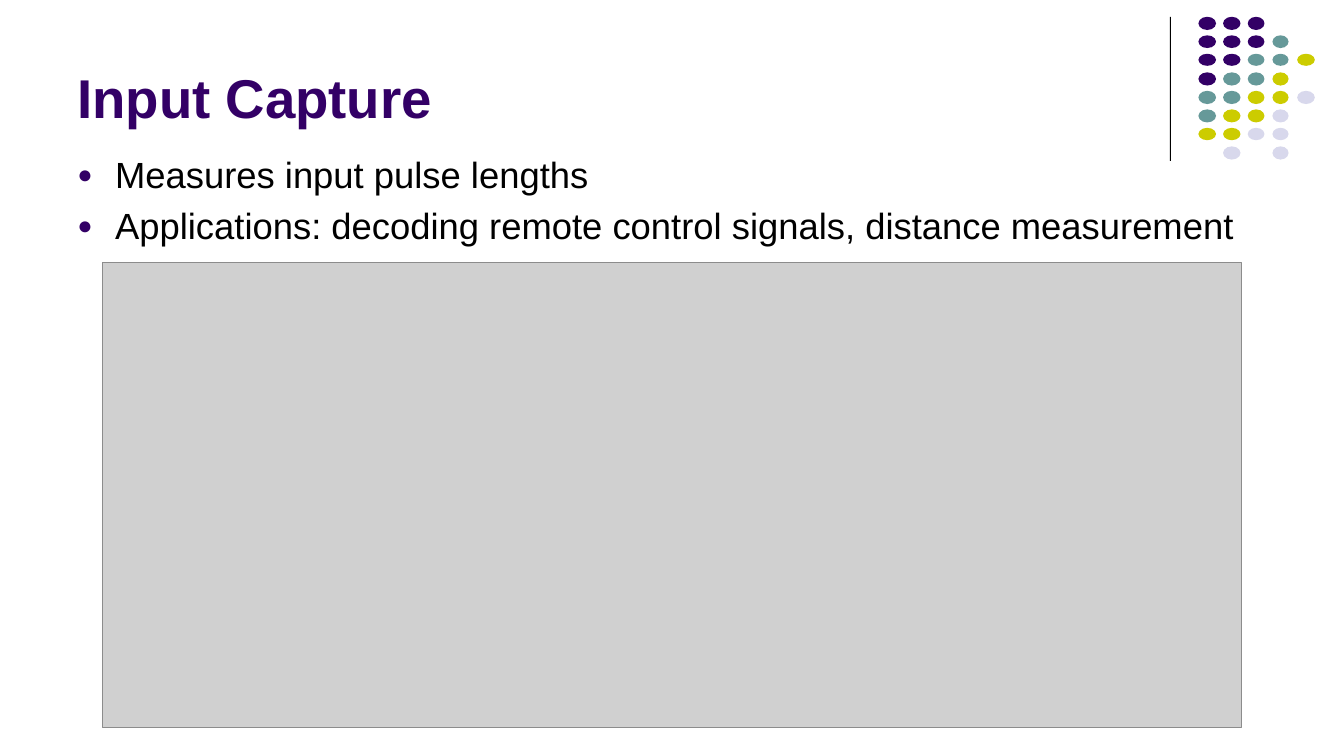
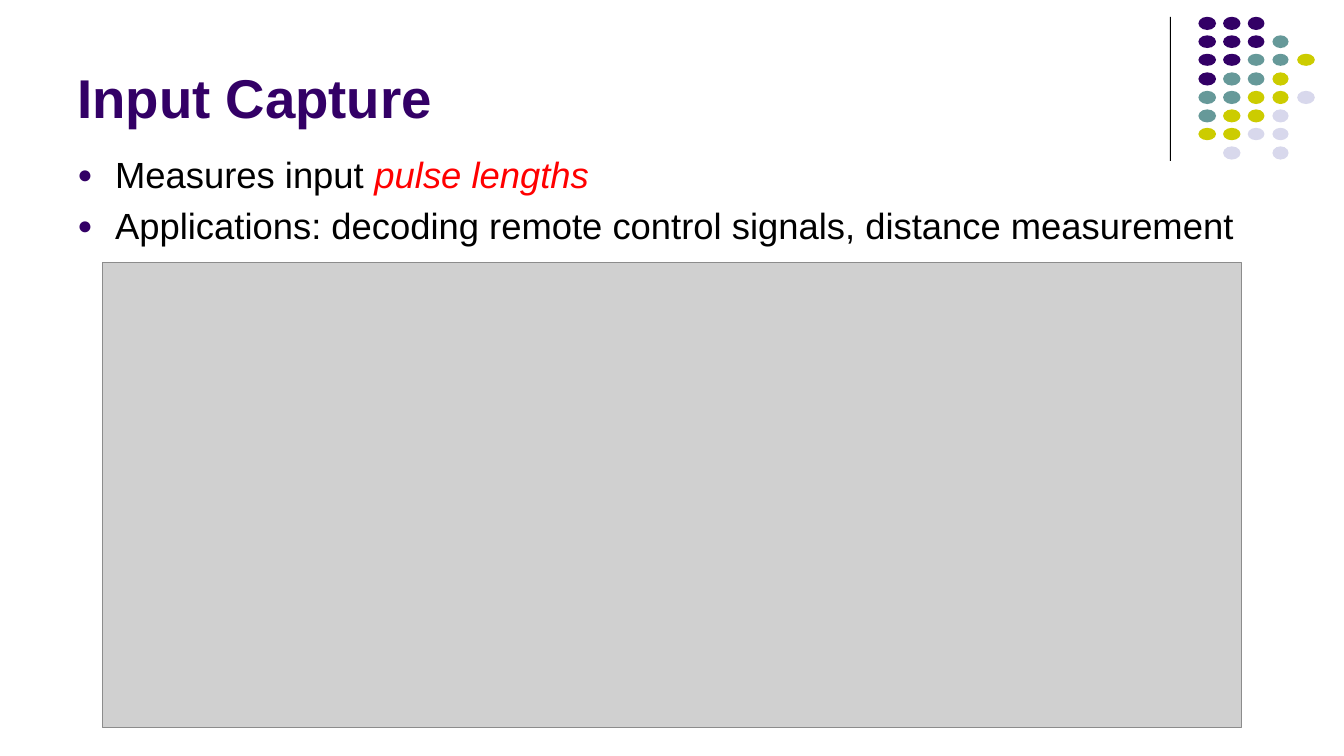
Before and after one commit to kmtekvn/hitech_stm32_basic, a slide deck: slide 10 of 04. Slides/04. TIMER/Timer.pptx. Drawn at 1344x756 pixels with LibreOffice and Linux fonts; fonts in the diff are those of the drawing; grey boxes stand for pictures. Boxes give left, top, right and bottom in pixels: in the first picture for what was removed or moved away, otherwise in the second. Text is boxed around its words. In the diff, an @@ line names an element or a change of style, - is before the commit and + after.

```diff
--- a/04. Slides/04. TIMER/Timer.pptx
+++ b/04. Slides/04. TIMER/Timer.pptx
@@ text at [115, 161, 589, 196]: text colour #000000 to #FF0000, italic on in "pulse lengths" @@
```
Also in this commit, not shown: 3 other slides changed, 1 slide added.
